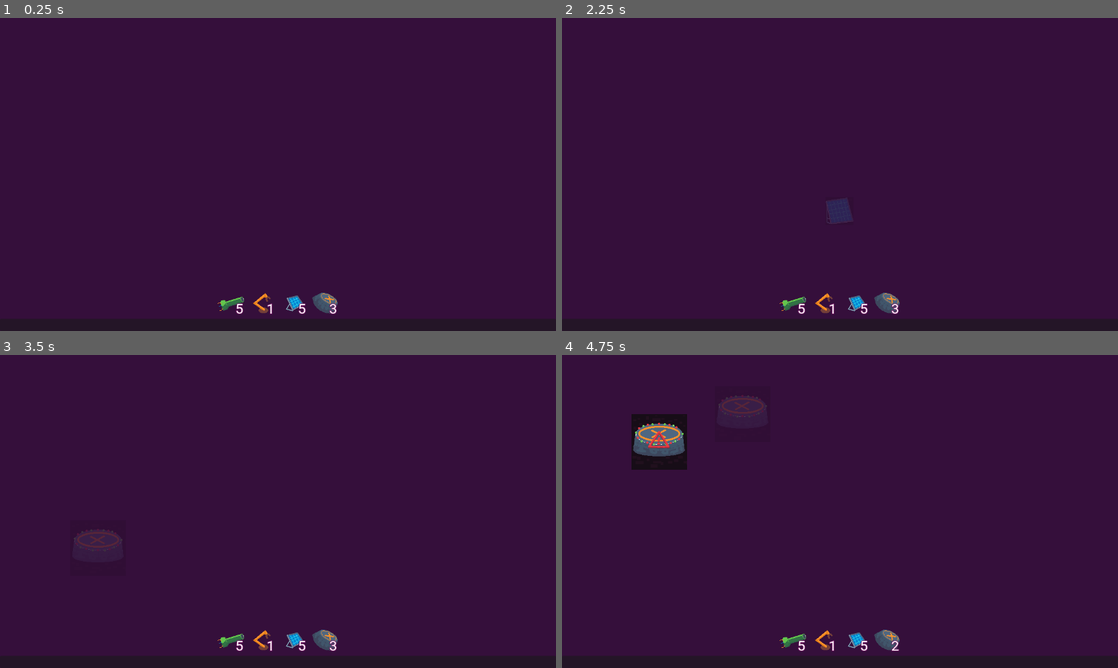
Above: before the commit, frames 1-4 (two rows, left to right).
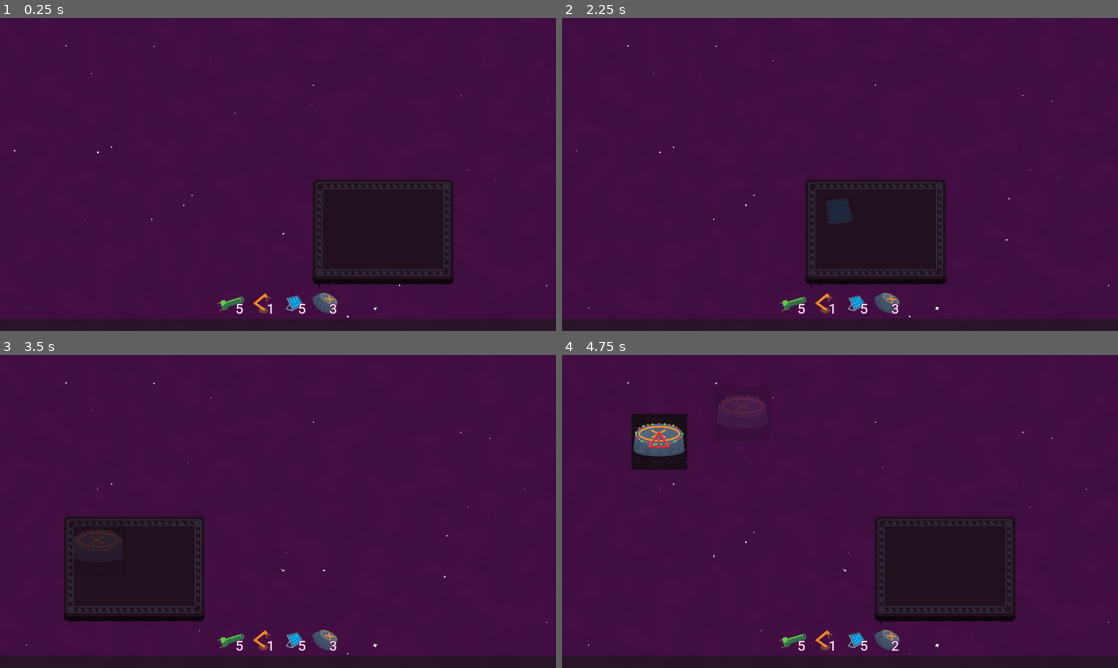
Above: after the commit, the same moments.

Repository: EdShel/StellarConstructor
Game: Godot game, scene res://objects/game.tscn
Two runs of this game, one before a commit and one after it. Both use one fixed random seed, a clock stepped at 60 frames per second and the inputs below.
Inputs (mouse positions are in pixels of both pictures, inside the frame that each line leads up to):
- Up to frame 1 (0.25 s): no input
- Up to frame 2 (2.25 s): tap Enter at 0.5, 2 s; drag from (795, 302) to (895, 105) at 0.52 s; tap Space at 1.25 s; drag from (823, 302) to (906, 212) at 1.27 s; move the mouse to (856, 302) at 2.02 s; hold D (right) from 2.03 s (still down); click (856, 302) at 2.17 s
- Up to frame 3 (3.5 s): release D (right) at 2.75 s; drag from (322, 639) to (105, 520) at 2.77 s
- Up to frame 4 (4.75 s): tap Space at 3.5 s; move the mouse to (1006, 558) at 3.52 s; hold A (left) 3.53-4.25 s; drag from (673, 464) to (756, 433) at 4.27 s

The runs differ from the first frame. In frame 1, 8.0% of the frame differs, in the area x 2-99%, y 8-96%; in frame 2, 7.7%; in frame 3, 6.3%; in frame 4, 8.0%.

Commit message:
Barely working 9-patch sprite for space platform

Diff:
--- a/objects/build_grid/piston_source_scanners.gd
+++ b/objects/build_grid/piston_source_scanners.gd
@@ -9,7 +9,7 @@
 	for area: Area2D in get_children():
 		area.monitoring = is_enabled
 
-func _physics_process(delta: float) -> void:
+func _physics_process(_delta: float) -> void:
 	if !is_monitoring_enabled:
 		return
 
--- a/objects/game.tscn
+++ b/objects/game.tscn
@@ -1,15 +1,69 @@
-[gd_scene load_steps=8 format=3 uid="uid://bnrh75aysmd6v"]
+[gd_scene load_steps=17 format=3 uid="uid://bnrh75aysmd6v"]
 
 [ext_resource type="Script" path="res://objects/game.gd" id="1_86h5b"]
 [ext_resource type="Script" path="res://objects/utilities/camera_controller.gd" id="1_bl32n"]
+[ext_resource type="Texture2D" uid="uid://byyalp7ylos1v" path="res://sprites/background/stars.png" id="2_8rblh"]
 [ext_resource type="PackedScene" uid="uid://cm7qf6mbektuu" path="res://objects/build_grid/build_grid.tscn" id="3_pjmpo"]
 [ext_resource type="PackedScene" uid="uid://csmg87yqk0t47" path="res://objects/ui/toolbar/toolbar.tscn" id="4_ot15t"]
+[ext_resource type="PackedScene" uid="uid://dp2g5mne7eoag" path="res://objects/utilities/nine_patch_sprite_2d.tscn" id="5_gvu61"]
 [ext_resource type="PackedScene" uid="uid://dwjelvpqhhdju" path="res://objects/ui/power_indicator/power_indicator.tscn" id="5_s0rco"]
+[ext_resource type="Texture2D" uid="uid://cbgl05suevv4s" path="res://sprites/background/space_platform.png" id="6_2tjbw"]
 [ext_resource type="PackedScene" uid="uid://c3wsqsjek417k" path="res://objects/ui/build_manager/build_manager.tscn" id="6_76ayv"]
 [ext_resource type="PackedScene" uid="uid://b0y7cwbq2t5ty" path="res://objects/ui/build_tooltips/build_tooltip_manager.tscn" id="7_wkbhf"]
 
+[sub_resource type="Gradient" id="Gradient_ih6d0"]
+colors = PackedColorArray(0.27451, 0.0627451, 0.27451, 1, 0.245054, 0.0520928, 0.24506, 1)
+
+[sub_resource type="FastNoiseLite" id="FastNoiseLite_mwpsg"]
+seed = 3
+
+[sub_resource type="NoiseTexture2D" id="NoiseTexture2D_kyg7y"]
+width = 1280
+height = 720
+color_ramp = SubResource("Gradient_ih6d0")
+noise = SubResource("FastNoiseLite_mwpsg")
+
+[sub_resource type="CanvasItemMaterial" id="CanvasItemMaterial_du0cd"]
+particles_animation = true
+particles_anim_h_frames = 3
+particles_anim_v_frames = 1
+particles_anim_loop = false
+
+[sub_resource type="Curve" id="Curve_56oh3"]
+_data = [Vector2(0, 0.120301), 0.0, 0.0, 0, 0, Vector2(0.763514, 0.441461), 0.0, 0.0, 0, 0, Vector2(1, 0.11681), 0.0, 0.0, 0, 0]
+point_count = 3
+
+[sub_resource type="Gradient" id="Gradient_krn3o"]
+offsets = PackedFloat32Array(0, 0.136139, 0.863861, 1)
+colors = PackedColorArray(1, 1, 1, 0, 1, 1, 1, 1, 1, 1, 1, 1, 1, 1, 1, 0)
+
 [node name="Game" type="Node2D"]
 script = ExtResource("1_86h5b")
+
+[node name="Background" type="CanvasLayer" parent="."]
+layer = -1
+
+[node name="Sprite2D" type="Sprite2D" parent="Background"]
+position = Vector2(640, 360)
+texture = SubResource("NoiseTexture2D_kyg7y")
+
+[node name="CPUParticles2D" type="CPUParticles2D" parent="Background"]
+material = SubResource("CanvasItemMaterial_du0cd")
+position = Vector2(640, 360)
+amount = 40
+lifetime = 30.0
+preprocess = 30.0
+fixed_fps = 10
+texture = ExtResource("2_8rblh")
+emission_shape = 3
+emission_rect_extents = Vector2(640, 360)
+gravity = Vector2(0, 0)
+angle_max = 360.0
+scale_amount_min = 0.1
+scale_amount_curve = SubResource("Curve_56oh3")
+color_ramp = SubResource("Gradient_krn3o")
+anim_speed_min = 1.0
+anim_speed_max = 1.0
 
 [node name="Camera2D" type="Camera2D" parent="."]
 unique_name_in_owner = true
@@ -18,6 +72,11 @@
 [node name="BuildGrid" parent="." instance=ExtResource("3_pjmpo")]
 unique_name_in_owner = true
 position = Vector2(159, 84)
+
+[node name="NinePatchSprite2d" parent="BuildGrid" instance=ExtResource("5_gvu61")]
+position = Vector2(81.4998, 43.0001)
+scale = Vector2(1.84896, 1.4375)
+texture = ExtResource("6_2tjbw")
 
 [node name="GameUI" type="CanvasLayer" parent="."]
 
--- /dev/null
+++ b/objects/utilities/nine_patch_sprite_2d.gd
@@ -0,0 +1,9 @@
+@tool
+extends Sprite2D
+
+func _ready() -> void:
+	set_notify_transform(true)
+
+func _notification(what: int) -> void:
+	if what == NOTIFICATION_TRANSFORM_CHANGED and texture:
+		material.set('shader_parameter/iResolution', scale * texture.get_size())
--- /dev/null
+++ b/objects/utilities/nine_patch_sprite_2d.gdshader
@@ -0,0 +1,135 @@
+shader_type canvas_item;
+
+uniform vec2 iResolution = vec2(192, 192);
+uniform float padding = 64;
+
+const int TILE = 1;
+const int STRETCH = 2;
+const int mode = TILE;
+
+const float SCALE = 1.0;
+const vec2 patchSize = vec2(192,192);
+
+// Stolen with pride from https://github.com/fcouceiro/9-patch-frag-shader-android/tree/master
+// Thanks, senpai!
+vec4 chunk()
+{
+    return vec4(padding, padding, patchSize.x - padding, patchSize.y - padding);
+}
+
+vec4 fillChunk()
+{
+    return vec4(padding, padding, iResolution.x - padding, iResolution.y - padding);
+}
+
+vec2 patchTexture(vec2 coord)
+{
+	return coord;
+}
+
+vec2 fillTexture(vec2 coord)
+{
+    vec4 patchChunk = chunk();
+    vec4 chunk = fillChunk();
+
+    // 1
+    if(coord.x < chunk.x && coord.y < chunk.y)
+    {
+        vec2 c = (coord - vec2(0.0, 0.0)) / (chunk.xy) * (patchChunk.xy) + vec2(0.0, 0.0);
+        vec2 coordUv = c / patchSize;
+        return patchTexture(coordUv);
+    }
+    // 2
+    if(coord.x >= chunk.x && coord.x <= chunk.z && coord.y < chunk.y)
+    {
+        if (mode == STRETCH) {
+            vec2 c = (coord - vec2(chunk.x, 0.0)) / vec2(chunk.z - chunk.x, chunk.y) * vec2(patchChunk.z - patchChunk.x, patchChunk.y) + vec2(patchChunk.x, 0.0);
+            vec2 coordUv = c / patchSize;
+            return patchTexture(coordUv);
+        } else {
+            vec2 c = (coord - vec2(chunk.x, 0.0)) / vec2(patchChunk.z - chunk.x, chunk.y) * vec2(patchChunk.z - patchChunk.x, patchChunk.y) + vec2(patchChunk.x, 0.0);
+            int x = int(coord.x - chunk.x) % int(patchChunk.z - patchChunk.x);
+            c.x = float(x) + patchChunk.x;
+            vec2 coordUv = c / patchSize;
+            return patchTexture(coordUv);
+        }
+    }
+    // 3
+    if(coord.x > chunk.z && coord.y < chunk.y)
+    {
+        vec2 c = (coord - vec2(chunk.z, 0.0)) / vec2(iResolution.x - chunk.z, chunk.y) * vec2(patchSize.x - patchChunk.z, patchChunk.y) + vec2(patchChunk.z, 0.0);
+        vec2 coordUv = c / patchSize;
+        return patchTexture(coordUv);
+    }
+    // 4
+    if(coord.x < chunk.x && coord.y >= chunk.y && coord.y <= chunk.w)
+    {
+        if (mode == STRETCH) {
+            vec2 c = (coord - vec2(0.0, chunk.y)) / vec2(chunk.x, chunk.w - chunk.y) * vec2(patchChunk.x, patchChunk.w - patchChunk.y) + vec2(0.0, patchChunk.y);
+            vec2 coordUv = c / patchSize;
+            return patchTexture(coordUv);
+        } else {
+            vec2 c = (coord - vec2(0.0, chunk.y)) / vec2(chunk.x, chunk.w - chunk.y) * vec2(patchChunk.x, patchChunk.w - patchChunk.y) + vec2(0.0, patchChunk.y);
+            int y = int(coord.y - chunk.y) % int(patchChunk.w - patchChunk.y);
+            c.y = float(y) + patchChunk.y;
+            vec2 coordUv = c / patchSize;
+            return patchTexture(coordUv);
+        }
+    }
+    // 5
+    if(coord.x >= chunk.x && coord.x <= chunk.z && coord.y >= chunk.y && coord.y <= chunk.w)
+    {
+        vec2 c = (coord - chunk.xy) / (chunk.zw - chunk.xy) * (patchChunk.zw - patchChunk.xy) + patchChunk.xy;
+        vec2 coordUv = c / patchSize;
+        return patchTexture(coordUv);
+    }
+    // 6
+    if(coord.x > chunk.z && coord.y >= chunk.y && coord.y <= chunk.w)
+    {
+        if (mode == STRETCH) {
+            vec2 c = (coord - chunk.zy) / vec2(iResolution.x - chunk.z, chunk.w - chunk.y) * vec2(patchSize.x - patchChunk.z, patchChunk.w - patchChunk.y) + patchChunk.zy;
+            vec2 coordUv = c / patchSize;
+            return patchTexture(coordUv);
+        } else {
+            vec2 c = (coord - chunk.zy) / vec2(iResolution.x - chunk.z, chunk.w - chunk.y) * vec2(patchSize.x - patchChunk.z, patchChunk.w - patchChunk.y) + patchChunk.zy;
+            int y = int(coord.y - chunk.y) % int(patchChunk.w - patchChunk.y);
+            c.y = float(y) + patchChunk.y;
+            vec2 coordUv = c / patchSize;
+            return patchTexture(coordUv);
+        }
+    }
+    // 7
+    if(coord.x < chunk.x && coord.y > chunk.w)
+    {
+        vec2 c = (coord - vec2(0.0, chunk.w)) / vec2(chunk.x, iResolution.y - chunk.w) * vec2(patchChunk.x, patchSize.y - patchChunk.w) + vec2(0.0, patchChunk.w);
+        vec2 coordUv = c / patchSize;
+        return patchTexture(coordUv);
+    }
+    // 8
+    if(coord.x >= chunk.x && coord.x <= chunk.z && coord.y > chunk.w)
+    {
+        if (mode == STRETCH) {
+            vec2 c = (coord - chunk.xw) / vec2(chunk.z - chunk.x, iResolution.y - chunk.w) * vec2(patchChunk.z - patchChunk.x, patchSize.y - patchChunk.w) + patchChunk.xw;
+            vec2 coordUv = c / patchSize;
+            return patchTexture(coordUv);
+        } else {
+            vec2 c = (coord - chunk.xw) / vec2(chunk.z - chunk.x, iResolution.y - chunk.w) * vec2(patchChunk.z - patchChunk.x, patchSize.y - patchChunk.w) + patchChunk.xw;
+            int x = int(coord.x - chunk.x) % int(patchChunk.z - patchChunk.x);
+            c.x = float(x) + patchChunk.x;
+            vec2 coordUv = c / patchSize;
+            return patchTexture(coordUv);
+        }
+    }
+    // 9
+    if(coord.x > chunk.z && coord.y > chunk.w)
+    {
+        vec2 c = (coord - chunk.zw) / (iResolution.xy - chunk.zw) * (patchSize - patchChunk.zw) + patchChunk.zw;
+        vec2 coordUv = c / patchSize;
+        return patchTexture(coordUv);
+    }
+}
+
+void fragment() {
+
+    COLOR = texture(TEXTURE, fillTexture(UV * iResolution));
+}
--- /dev/null
+++ b/objects/utilities/nine_patch_sprite_2d.tscn
@@ -0,0 +1,13 @@
+[gd_scene load_steps=4 format=3 uid="uid://dp2g5mne7eoag"]
+
+[ext_resource type="Shader" path="res://objects/utilities/nine_patch_sprite_2d.gdshader" id="1_6o5cf"]
+[ext_resource type="Script" path="res://objects/utilities/nine_patch_sprite_2d.gd" id="1_63mcp"]
+
+[sub_resource type="ShaderMaterial" id="ShaderMaterial_07xrk"]
+shader = ExtResource("1_6o5cf")
+shader_parameter/iResolution = Vector2(353, 263)
+shader_parameter/padding = 64.0
+
+[node name="NinePatchSprite2d" type="Sprite2D"]
+material = SubResource("ShaderMaterial_07xrk")
+script = ExtResource("1_63mcp")
Binary file added: sprites/background/space_platform.png
Not shown, added: sprites/background/space_platform.png.import
Binary file added: sprites/background/stars.png
Not shown, added: sprites/background/stars.png.import
